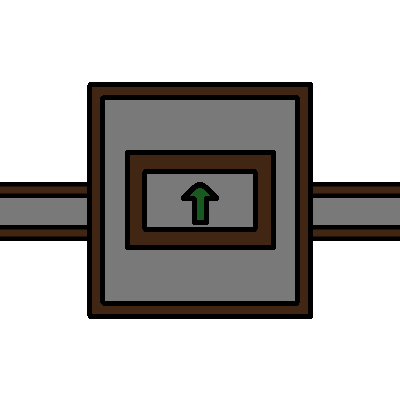
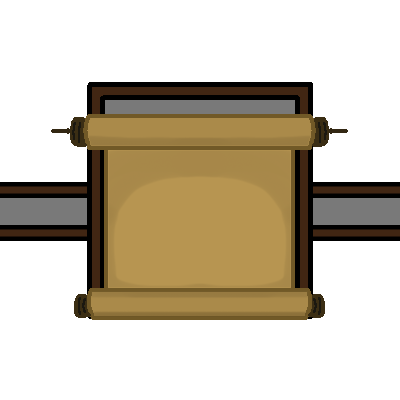
Comparing the layer stacks of the two 400x400 images. Changes:
painted on "upgrade" over [left=51, top=114, right=348, bottom=320]
